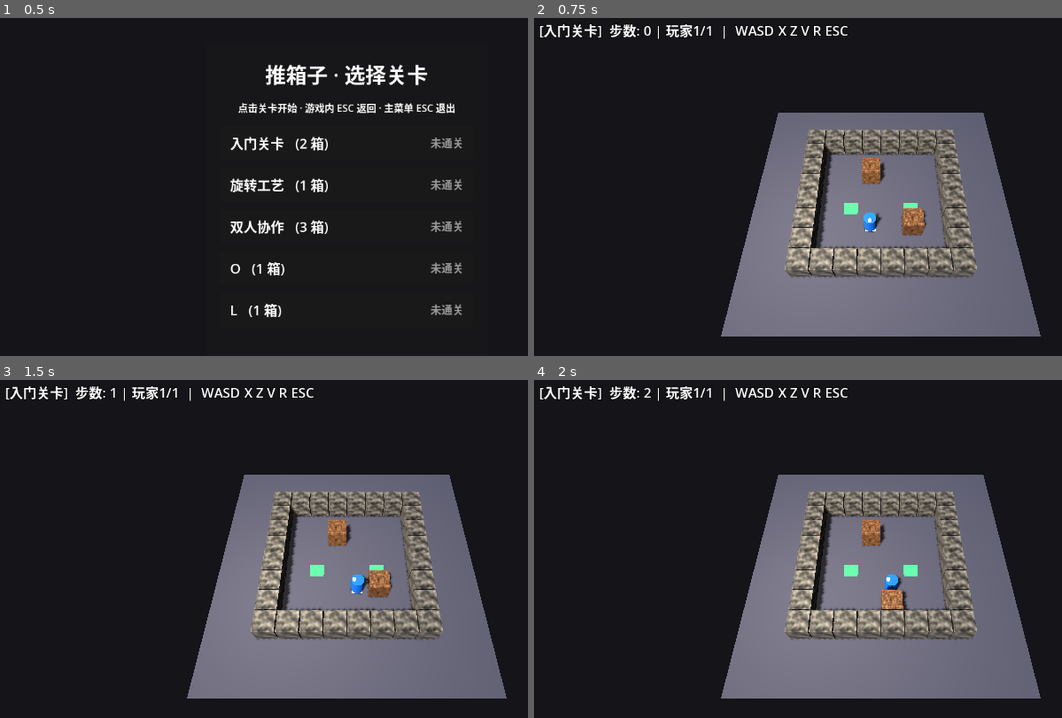
Above: before the commit, frames 1-4 (two rows, left to right).
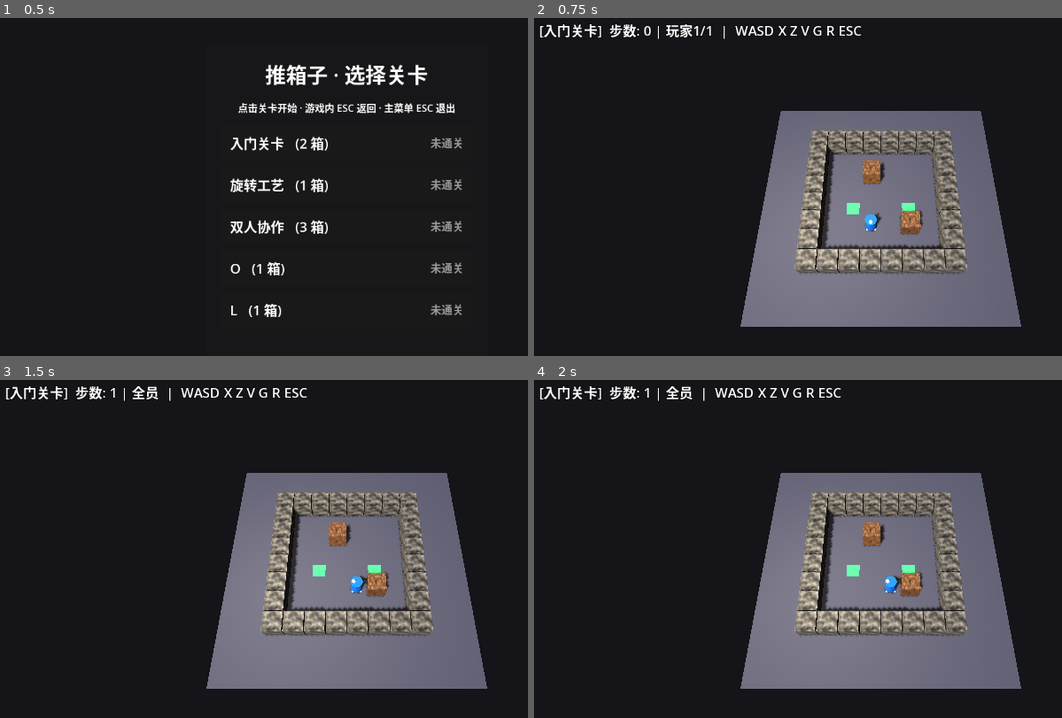
Above: after the commit, the same moments.

Repository: Kevin114514/GodotSokoban
Game: Godot game, scene res://LevelSelect.tscn
Two runs of this game, one before a commit and one after it. Both use one fixed random seed, a clock stepped at 60 frames per second and the inputs below.
Inputs (mouse positions are in pixels of both pictures, inside the frame that each line leads up to):
- Up to frame 1 (0.5 s): no input
- Up to frame 2 (0.75 s): click (882, 143) at 0.52 s
- Up to frame 3 (1.5 s): tap Enter at 1.25 s; hold D from 1.28 s (still down); tap G at 1.35 s
- Up to frame 4 (2 s): keep holding D; tap X at 1.55 s

Frame 1 is identical in both runs. In frame 2, 10% of the frame differs, in the area x 35-96%, y 2-95%; in frame 3, 11%; in frame 4, 11%, in the area x 20-96%, y 1-95%.

Commit message:
支持G键全员移动与更高俯视角

Diff:
--- a/Main.gd
+++ b/Main.gd
@@ -6,7 +6,7 @@
 ## 程序化构建 3D 场景 + 推箱子逻辑。
 ## 关卡从 res://levels/*.txt 动态加载。
 ##
-## 操作：WASD/方向键 移动 | X 旋转箱子 | Z 回退 | V 切换玩家 | R 旋转视角 | ESC 返回
+## 操作：WASD/方向键 移动 | X 旋转箱子 | Z 回退 | V 切换玩家 | G 全员操作 | R 旋转视角 | ESC 返回
 ##
 
 # ============================================================
@@ -48,7 +48,7 @@
 # 场景对象
 # ============================================================
 var _player_objs: Array = []
-var _cursor_obj: Node3D
+var _cursor_objs: Array = []
 var _box_objs := {}
 var _target_objs := {}
 var _bridge_nodes: Array = []
@@ -59,6 +59,7 @@
 # ============================================================
 var _players: Array = []        # [{col, row, facing}]
 var _active_player: int = 0
+var _group_mode: bool = false
 var boxes: Array = []
 var _occ: Dictionary = {}
 var targets := {}
@@ -84,7 +85,7 @@
 	reset_game()
 	print("=".repeat(50))
 	print("  推箱子游戏开始! 关卡: %s" % LEVEL_NAME)
-	print("  WASD/方向键 = 移动 | X Z V R ESC | 人数: %d" % _players.size())
+	print("  WASD/方向键 = 移动 | X Z V G R ESC | 人数: %d" % _players.size())
 	print("=".repeat(50))
 
 
@@ -266,17 +267,20 @@
 		pobj.add_child(indicator)
 		_player_objs.append(pobj)
 
-	# --- 光标 (切换玩家指示) ---
-	var cursor_mesh := PlaneMesh.new()
-	cursor_mesh.size = Vector2(CELL_SIZE * 0.5, CELL_SIZE * 0.5)
-	_cursor_obj = Node3D.new()
-	var cursor_mi := MeshInstance3D.new()
-	cursor_mi.mesh = cursor_mesh
-	cursor_mi.material_override = mat_indicator
-	cursor_mi.position = Vector3(0, 0.02, 0)
-	_cursor_obj.add_child(cursor_mi)
-	_cursor_obj.name = "玩家光标"
-	add_child(_cursor_obj)
+	# --- 光标 (当前玩家 / 全员模式指示) ---
+	_cursor_objs.clear()
+	for pi in PLAYER_STARTS.size():
+		var cursor_mesh := PlaneMesh.new()
+		cursor_mesh.size = Vector2(CELL_SIZE * 0.5, CELL_SIZE * 0.5)
+		var cursor_obj := Node3D.new()
+		var cursor_mi := MeshInstance3D.new()
+		cursor_mi.mesh = cursor_mesh
+		cursor_mi.material_override = mat_indicator
+		cursor_mi.position = Vector3(0, 0.02, 0)
+		cursor_obj.add_child(cursor_mi)
+		cursor_obj.name = "玩家光标%d" % pi
+		add_child(cursor_obj)
+		_cursor_objs.append(cursor_obj)
 
 	# --- 灯光 ---
 	var sun := DirectionalLight3D.new()
@@ -308,7 +312,7 @@
 
 	# --- 摄像机 ---
 	var span: float = max(GRID_COLS, GRID_ROWS)
-	_tp_pos = Vector3(0, span * 1.55, span * 0.95)
+	_tp_pos = Vector3(0, span * 1.75, span * 0.85)
 	_tp_look = Vector3(0, 0, 0.5)
 	_cam = Camera3D.new()
 	_cam.name = "游戏摄像机"
@@ -367,6 +371,15 @@
 
 func box_index_at(cell: Vector2i) -> int:
 	return _occ.get(cell, -1)
+
+func _player_index_at(cell: Vector2i, ignore: Dictionary = {}) -> int:
+	for i in _players.size():
+		if ignore.has(i):
+			continue
+		var p = _players[i]
+		if int(p["col"]) == cell.x and int(p["row"]) == cell.y:
+			return i
+	return -1
 
 
 ## X 键机制：把所有"与玩家相邻(4 邻接,正交)的箱子"——包括大箱子——
@@ -459,6 +472,8 @@
 	var new_col: int = ap["col"] + dx
 	var new_row: int = ap["row"] + dy
 	var target_cell := Vector2i(new_col, new_row)
+	if _player_index_at(target_cell, {_active_player: true}) != -1:
+		return
 
 	# 目标格子有箱子 → 尝试推动整个"四联通刚体"箱子
 	var pushed := false
@@ -476,9 +491,12 @@
 			if LEVEL_GRID[dest.y][dest.x] == 1:
 				can_push = false
 				break
-			# 被另一(不同)箱子占据则推不动
+			# 被另一(不同)箱子或其他玩家占据则推不动
 			var other := box_index_at(dest)
 			if other != -1 and other != bi:
+				can_push = false
+				break
+			if _player_index_at(dest, {_active_player: true}) != -1:
 				can_push = false
 				break
 		if can_push:
@@ -515,6 +533,79 @@
 		_update_objects()  # 刷新 HUD 显示纪录信息
 
 
+func move_group(dx: int, dy: int) -> void:
+	if won or _players.is_empty():
+		return
+
+	_save_state()
+	var step := Vector2i(dx, dy)
+	var selected := {}
+	for i in _players.size():
+		selected[i] = true
+
+	var target_cells := {}
+	var occupied_targets := {}
+	var push_boxes := {}
+	for i in _players.size():
+		var p = _players[i]
+		var from := Vector2i(int(p["col"]), int(p["row"]))
+		var target: Vector2i = from + step
+		if not _is_floor(target):
+			return
+		if occupied_targets.has(target):
+			return
+		if _player_index_at(target, selected) != -1:
+			return
+		occupied_targets[target] = i
+		target_cells[i] = target
+		var bi := box_index_at(target)
+		if bi != -1:
+			push_boxes[bi] = true
+
+	var claimed_box_cells := {}
+	for bi in push_boxes.keys():
+		for c in boxes[bi]:
+			var dest: Vector2i = c + step
+			if not _is_floor(dest):
+				return
+			if claimed_box_cells.has(dest):
+				return
+			claimed_box_cells[dest] = bi
+			var other := box_index_at(dest)
+			if other != -1 and other != bi and not push_boxes.has(other):
+				return
+			if occupied_targets.has(dest):
+				return
+			if _player_index_at(dest, selected) != -1:
+				return
+
+	for bi in push_boxes.keys():
+		var moved_cells: Array[Vector2i] = []
+		for c in boxes[bi]:
+			moved_cells.append(c + step)
+		boxes[bi] = moved_cells
+	_rebuild_occ()
+
+	for i in _players.size():
+		var target: Vector2i = target_cells[i]
+		var p = _players[i]
+		p["col"] = target.x
+		p["row"] = target.y
+		p["facing"] = step
+
+	move_count += 1
+	won = _check_win()
+	_update_objects()
+	print("  [%d] 全员移动(%d 人)" % [move_count, _players.size()])
+	if won:
+		var new_record := ScoreStore.record_win(LEVEL_PATH, move_count)
+		print("\n%s" % "=".repeat(40))
+		print("  恭喜通关! 共 %d 步%s" % [move_count, "（新纪录!）" if new_record else ""])
+		print("  按 ESC 返回选关。")
+		print("%s\n" % "=".repeat(40))
+		_update_objects()
+
+
 func _check_win() -> bool:
 	# 每个目标点上有箱子即通关(不要求所有箱子格都在目标上)
 	for t in targets.keys():
@@ -526,6 +617,7 @@
 func reset_game() -> void:
 	_players.clear()
 	_active_player = 0
+	_group_mode = false
 	for ps in PLAYER_STARTS:
 		_players.append({"col": ps.x, "row": ps.y, "facing": Vector2i(0, 1)})
 	boxes.clear()
@@ -565,7 +657,8 @@
 			var best := ScoreStore.get_best(LEVEL_PATH)
 			_hud_label.text = head + "步数: %d   |   通关! 最短纪录: %d 步   |   V 切换  ESC 返回" % [move_count, best]
 		else:
-			_hud_label.text = head + "步数: %d | 玩家%d/%d  |  WASD X Z V R ESC" % [move_count, _active_player + 1, _players.size()]
+			var who := "全员" if _group_mode else "玩家%d/%d" % [_active_player + 1, _players.size()]
+			_hud_label.text = head + "步数: %d | %s  |  WASD X Z V G R ESC" % [move_count, who]
 
 	# 所有玩家位置
 	if not _player_objs.is_empty():
@@ -577,9 +670,13 @@
 			_player_objs[pi].rotation.y = yaw
 
 	# 光标
-	if _cursor_obj != null and not _players.is_empty():
-		var ap = _ap()
-		_cursor_obj.position = grid_to_world(ap["col"], ap["row"], 0.0)
+	for ci in _cursor_objs.size():
+		var cursor = _cursor_objs[ci]
+		var visible := _group_mode or ci == _active_player
+		cursor.visible = visible
+		if visible and ci < _players.size():
+			var cp = _players[ci]
+			cursor.position = grid_to_world(int(cp["col"]), int(cp["row"]), 0.0)
 
 	# 摄像机
 	_update_cam()
@@ -694,6 +791,7 @@
 		"boxes": boxes_copy,
 		"moves": move_count,
 		"active": _active_player,
+		"group": _group_mode,
 	})
 
 
@@ -704,6 +802,7 @@
 	var s = _undo_stack.pop_back()
 	_players = s["players"]
 	_active_player = s["active"]
+	_group_mode = s.get("group", false)
 	boxes = s["boxes"]
 	move_count = s["moves"]
 	won = false
@@ -744,7 +843,13 @@
 		print("  [R] 旋转视角")
 		return
 
+	if _players.is_empty():
+		return
+
 	if key.keycode == KEY_X:
+		if _group_mode:
+			print("  [X] 全员模式暂不支持同时旋转，请按 G 回到单人模式")
+			return
 		var now_x := Time.get_ticks_msec() / 1000.0
 		if now_x - _last_move_time < 0.08:
 			return
@@ -757,9 +862,16 @@
 		return
 
 	if key.keycode == KEY_V:
+		_group_mode = false
 		_active_player = (_active_player + 1) % _players.size()
 		_update_objects()
 		print("  [V] 切换到玩家%d" % (_active_player + 1))
+		return
+
+	if key.keycode == KEY_G:
+		_group_mode = not _group_mode
+		_update_objects()
+		print("  [G] %s" % ("全员操作" if _group_mode else "单人操作"))
 		return
 
 	var dx := 0
@@ -793,4 +905,7 @@
 		return
 	_last_move_time = now
 
-	move(dx, dy)
+	if _group_mode:
+		move_group(dx, dy)
+	else:
+		move(dx, dy)
Not shown, changed: levels/level_03.txt
